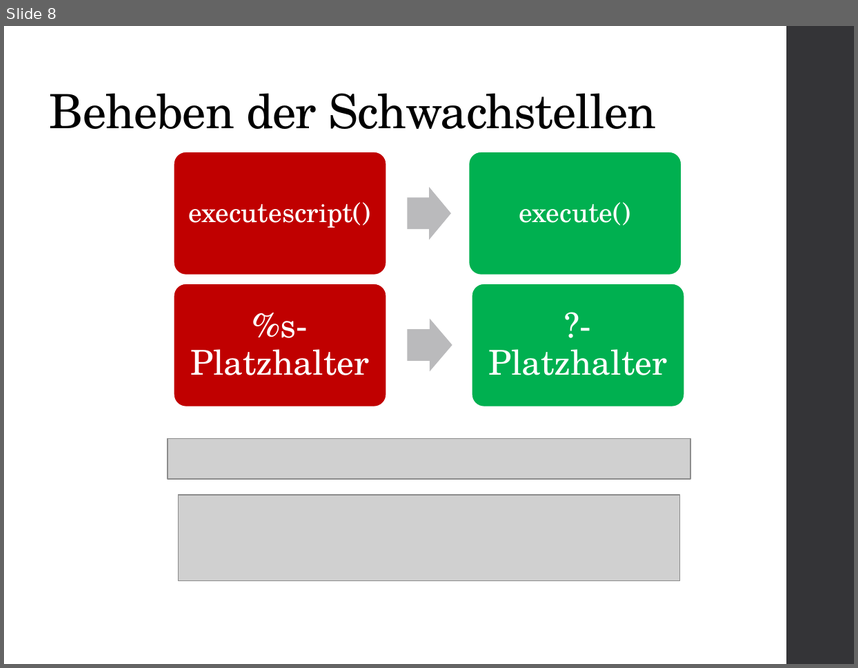
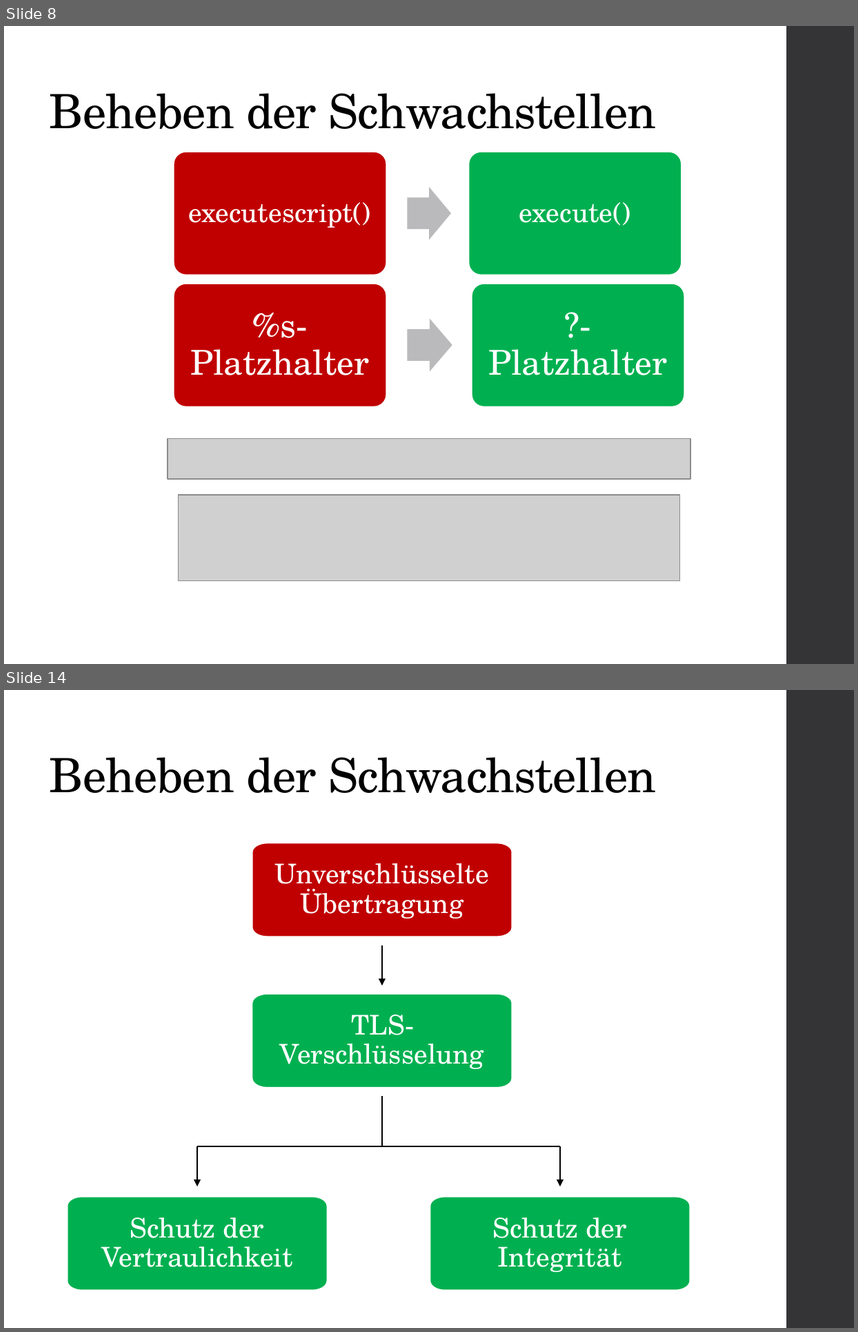
Before and after one commit to hagengruber/chess_server_strong, a slide deck: Chess Server.pptx. Shown one above the other, each under a label of ours: slide 8 before the commit, slides 8 and 14 after it; the slides between them are not shown. The pictures are 858x668 and 858x1332 pixels, drawn with LibreOffice and Linux fonts; fonts in the diff are those of the drawing; grey boxes stand for pictures. Boxes give left, top, right and bottom in pixels: in the first picture for what was removed or moved away, otherwise in the second. Text is boxed around its words. In the diff, an @@ line names an element or a change of style, - is before the commit and + after.

```diff
--- a/Chess Server.pptx
+++ b/Chess Server.pptx
@@ slide 14 added at (4,690,854,1328), background #FFFFFF; not listed: 1 template element that a slide beside it also shows @@
@@ title added at (50,757,656,793), 40 pt, text #000000 @@
+Beheben der Schwachstellen
@@ group added at (67,843,690,1290): 4 freeform shapes, 3 arrows, 3 lines @@
+Unverschlüsselte Übertragung
+TLS-Verschlüsselung
+Schutz der Vertraulichkeit
+Schutz der Integrität
```
Also in this commit, not shown: 5 other slides added.
